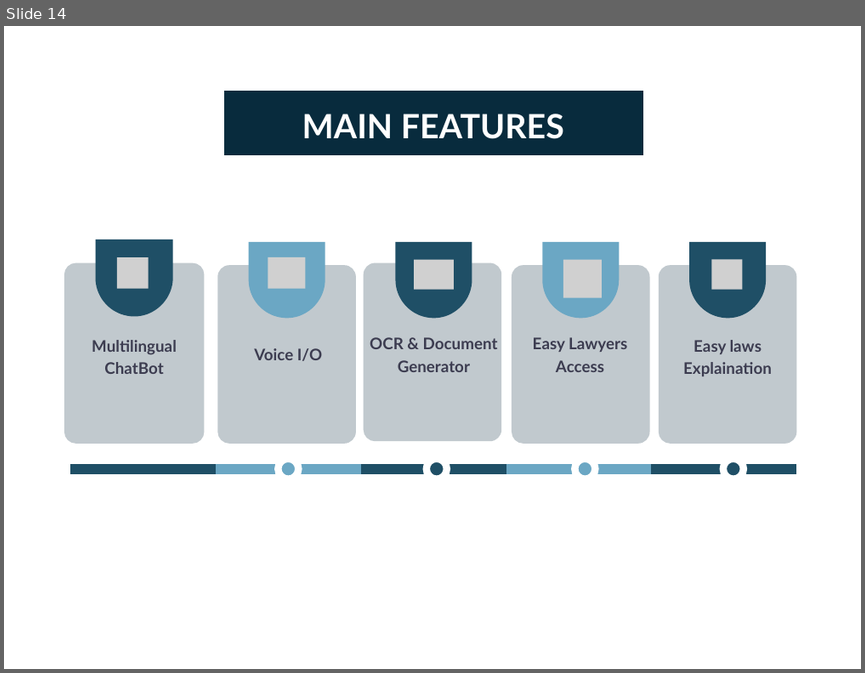
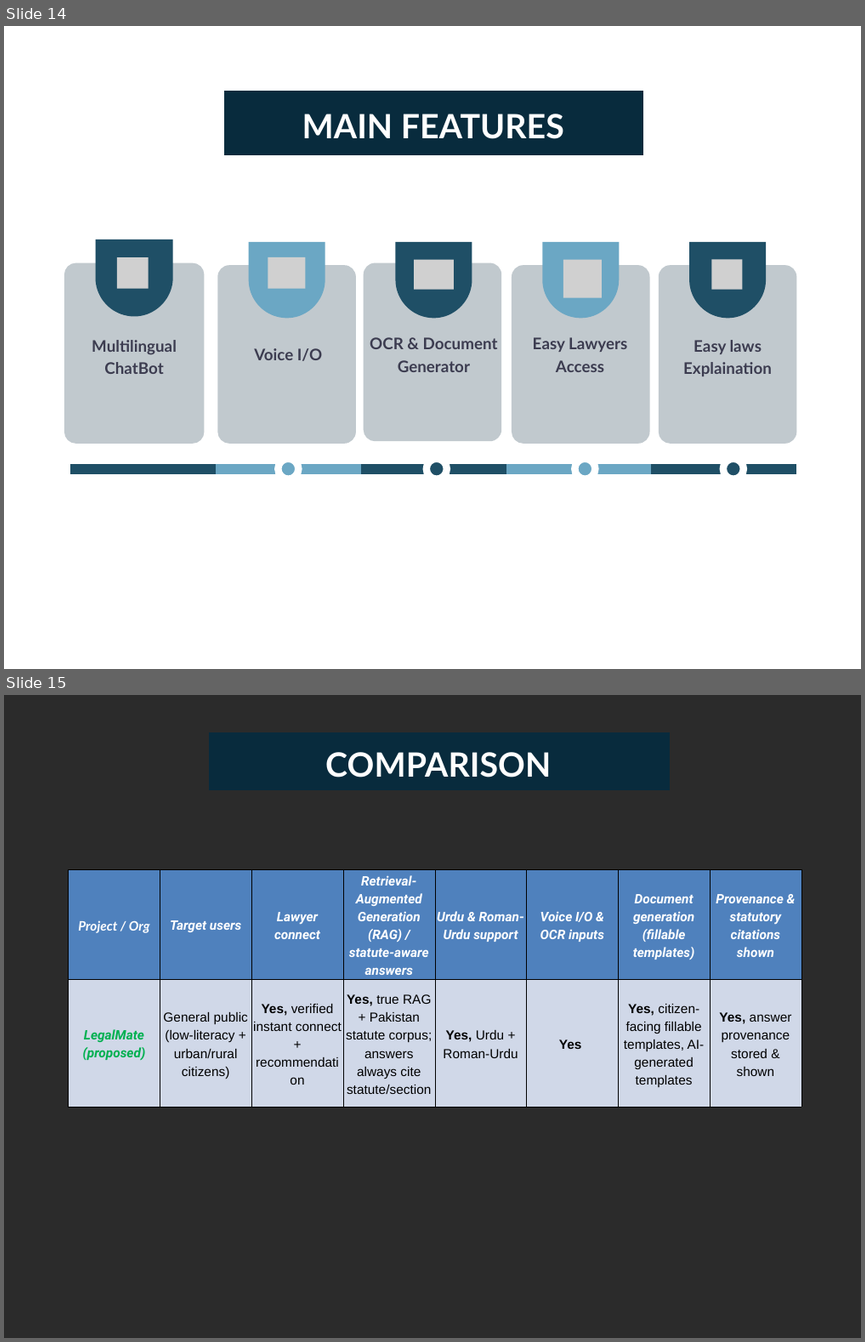
Before and after one commit to devdansty/LegalMatepk-, a slide deck: Documentation/presentation/07.1 - Progress Presentation_SDP1 - Filled.pptx. Shown one above the other, each under a label of ours: slide 14 before the commit, slides 14 and 15 after it. The pictures are 865x673 and 865x1342 pixels, drawn with LibreOffice and Linux fonts; fonts in the diff are those of the drawing; grey boxes stand for pictures; background and template pictures are left out; a plain dark background stands for a picture behind light text. Boxes give left, top, right and bottom in pixels: in the first picture for what was removed or moved away, otherwise in the second. Text is boxed around its words. In the diff, an @@ line names an element or a change of style, - is before the commit and + after.

```diff
--- a/Documentation/presentation/07.1 - Progress Presentation_SDP1 - Filled.pptx
+++ b/Documentation/presentation/07.1 - Progress Presentation_SDP1 - Filled.pptx
@@ slide 15 added at (4,695,861,1338), background picture (left out) @@
@@ freeform shape added at (210,732,670,790), fill #082B3D @@
@@ text added at (325,752,551,777), 28.1 pt, text #FFFFFF, bold @@
+COMPARISON
@@ table added at (69,870,801,1105), 2 rows, 8 columns @@
+Project / Org | Target users | Lawyer connect | Retrieval-Augmented Generation (RAG) / statute-aware answers | Urdu & Roman-Urdu support | Voice I/O & OCR inputs | Document generation (fillable templates) | Provenance & statutory citations shown
+LegalMate (proposed) | General public (low-literacy + urban/rural citizens) | Yes, verified instant connect + recommendation | Yes, true RAG + Pakistan statute corpus; answers always cite statute/section | Yes, Urdu + Roman-Urdu | Yes | Yes, citizen-facing fillable templates, AI-generated templates | Yes, answer provenance stored & shown
```
Also in this commit, not shown: 2 slides changed, 3 other slides added.
